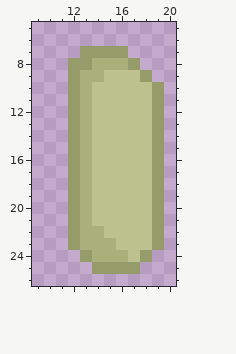
One commit to this pixel-art sprite: Spriggans Save Christmas/Assets/Sprite/ClothSmall.png. Above is the file before it was changed.
The file is 96x96 pixels, drawn in blocks of 3x3; one block is one cell here. Shown: x 9..20, y 5..26.
Now the later version:
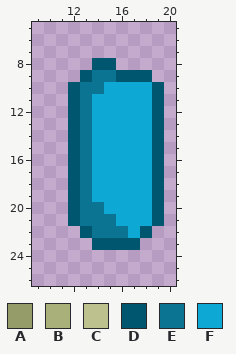
Palette (. is transparent): A #969c69  B #aab07a  C #bcc18e  D #00566f  E #0b7492  F #0ea8d4
Difference:
@@ x 9..20 @@
  6 ............
- 7 ....AAAA....
- 8 ...AABBBA...
- 9 ...ABBCCCA..
-10 ...ABCCCCCA.
-11 ...ABCCCCCA.
-12 ...ABCCCCCA.
-13 ...ABCCCCCA.
-14 ...ABCCCCCA.
-15 ...ABCCCCCA.
-16 ...ABCCCCCA.
-17 ...ABCCCCCA.
-18 ...ABCCCCCA.
-19 ...ABCCCCCA.
-20 ...ABCCCCCA.
-21 ...ABCCCCCA.
-22 ...ABBCCCCA.
-23 ...ABBBCCCA.
-24 ....ABBBCA..
-25 .....AAAA...
+ 7 ............
+ 8 .....DD.....
+ 9 ....DEEDDD..
+10 ...DEEFFFFD.
+11 ...DEFFFFFD.
+12 ...DEFFFFFD.
+13 ...DEFFFFFD.
+14 ...DEFFFFFD.
+15 ...DEFFFFFD.
+16 ...DEFFFFFD.
+17 ...DEFFFFFD.
+18 ...DEFFFFFD.
+19 ...DEFFFFFD.
+20 ...DEEFFFFD.
+21 ...DEEEFFFD.
+22 ....DEEEFD..
+23 .....DDDD...
+24 ............
+25 ............
 26 ............
Boxes around the changes in both pictures, in picture pixels (x1, y1, x2, y2):
changed: (68, 46, 164, 274)
